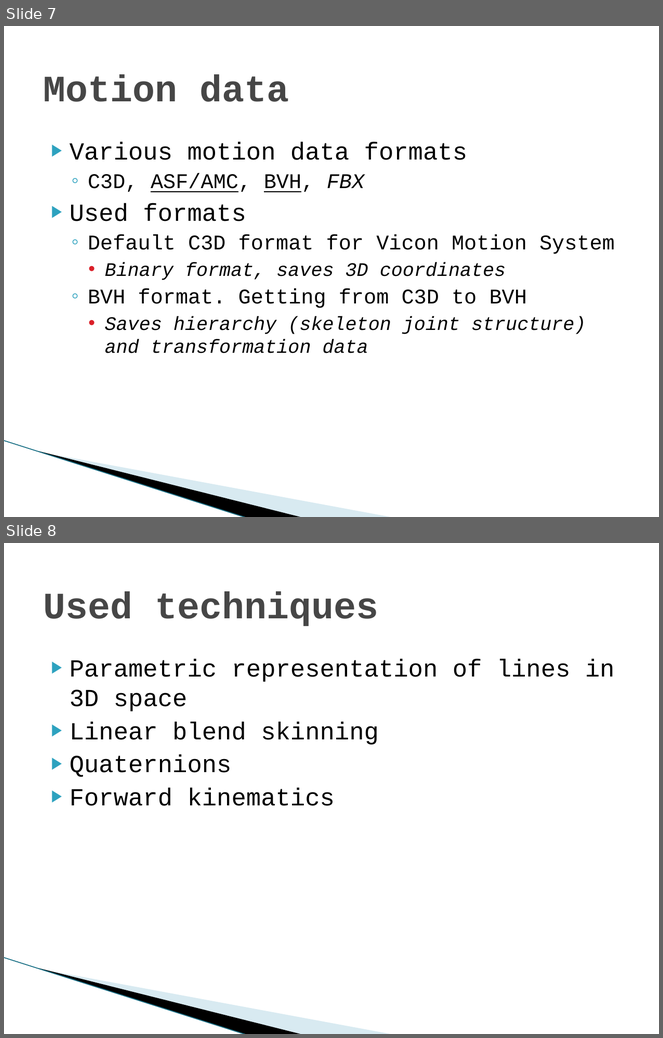
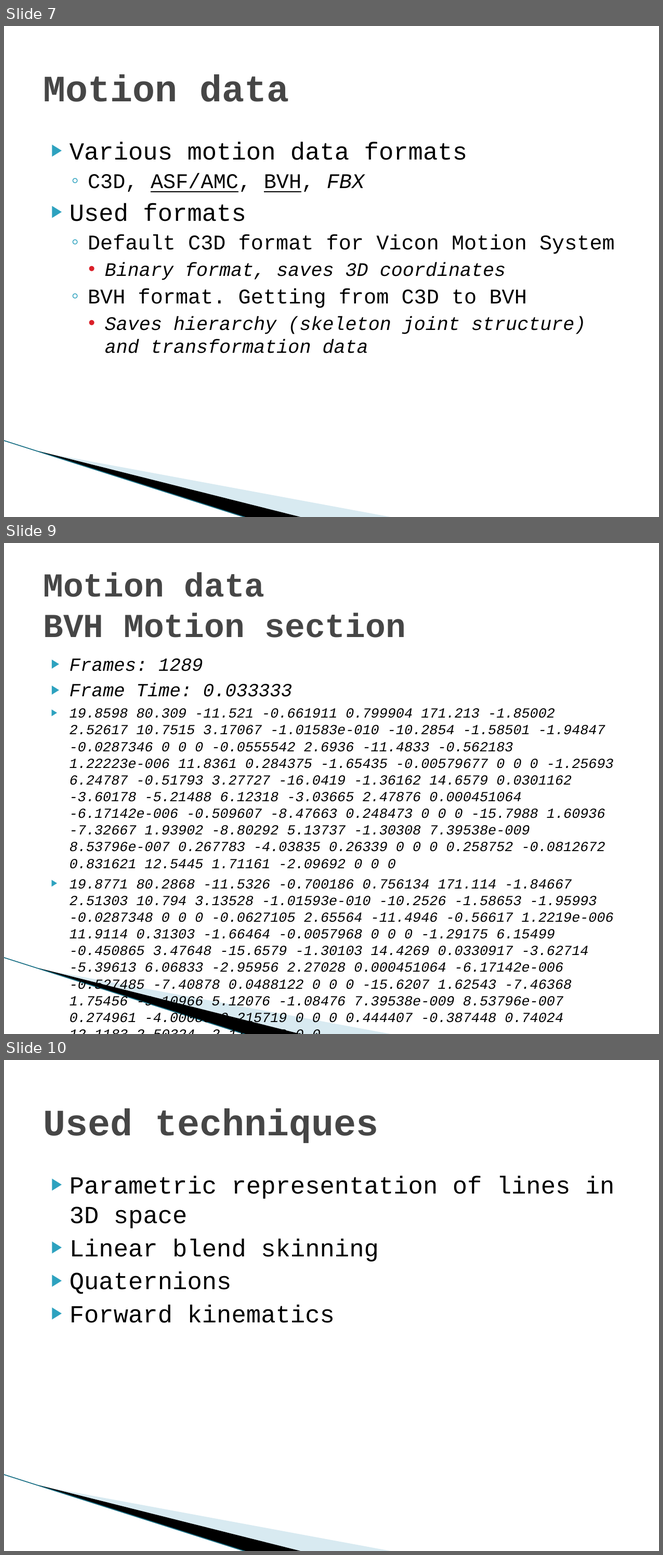
Before and after one commit to hobama/cvg01, a slide deck: docs/Presentation/Presentation.pptx. Shown one above the other, each under a label of ours: slides 7 and 8 before the commit, slides 7, 9 and 10 after it; the slides between them are not shown. The pictures are 663x1038 and 663x1555 pixels, drawn with LibreOffice and Linux fonts; fonts in the diff are those of the drawing; background and template pictures are left out. Boxes give left, top, right and bottom in pixels: in the first picture for what was removed or moved away, otherwise in the second. Text is boxed around its words. In the diff, an @@ line names an element or a change of style, - is before the commit and + after.

```diff
--- a/docs/Presentation/Presentation.pptx
+++ b/docs/Presentation/Presentation.pptx
@@ slide 9 added at bbox=[4, 543, 659, 1034], background #FFFFFF; not listed: 3 template elements that a slide beside it also shows @@
@@ title added at bbox=[43, 573, 406, 638], 36.9 pt, text #464646, bold @@
+Motion data
+BVH Motion section
@@ text added at bbox=[70, 658, 614, 1026], 15.3 pt, text #000000, italic @@
+▶ Frames: 1289
+▶ Frame Time: 0.033333
+▶ 19.8598 80.309 -11.521 -0.661911 0.799904 171.213 -1.85002 2.52617 10.7515 3.17067 -1.01583e-010 -10.2854 -1.58501 -1.94847 -0.0287346 0 0 0 -0.0555542 2.6936 -11.4833 -0.562183 1.22223e-006 11.8361 0.284375 -1.65435 -0.00579677 0 0 0 -1.25693 6.24787 -0.51793 3.27727 -16.0419 -1.36162 14.6579 0.0301162 -3.60178 -5.21488 6.12318 -3.03665 2.47876 0.000451064 -6.17142e-006 -0.509607 -8.47663 0.248473 0 0 0 -15.7988 1.60936 -7.32667 1.93902 -8.80292 5.13737 -1.30308 7.39538e-009 8.53796e-007 0.267783 -4.03835 0.26339 0 0 0 0.258752 -0.0812672 0.831621 12.5445 1.71161 -2.09692 0 0 0
+▶ 19.8771 80.2868 -11.5326 -0.700186 0.756134 171.114 -1.84667 2.51303 10.794 3.13528 -1.01593e-010 -10.2526 -1.58653 -1.95993 -0.0287348 0 0 0 -0.0627105 2.65564 -11.4946 -0.56617 1.2219e-006 11.9114 0.31303 -1.66464 -0.0057968 0 0 0 -1.29175 6.15499 -0.450865 3.47648 -15.6579 -1.30103 14.4269 0.0330917 -3.62714 -5.39613 6.06833 -2.95956 2.27028 0.000451064 -6.17142e-006 -0.527485 -7.40878 0.0488122 0 0 0 -15.6207 1.62543 -7.46368 1.75456 -9.10966 5.12076 -1.08476 7.39538e-009 8.53796e-007 0.274961 -4.00089 0.215719 0 0 0 0.444407 -0.387448 0.74024 12.1183 2.50324 -2.11188 0 0 0
+▶ …
@@ what was slide 8 is now slide 10 @@
```
Also in this commit, not shown: 1 slide changed, 2 other slides added.
